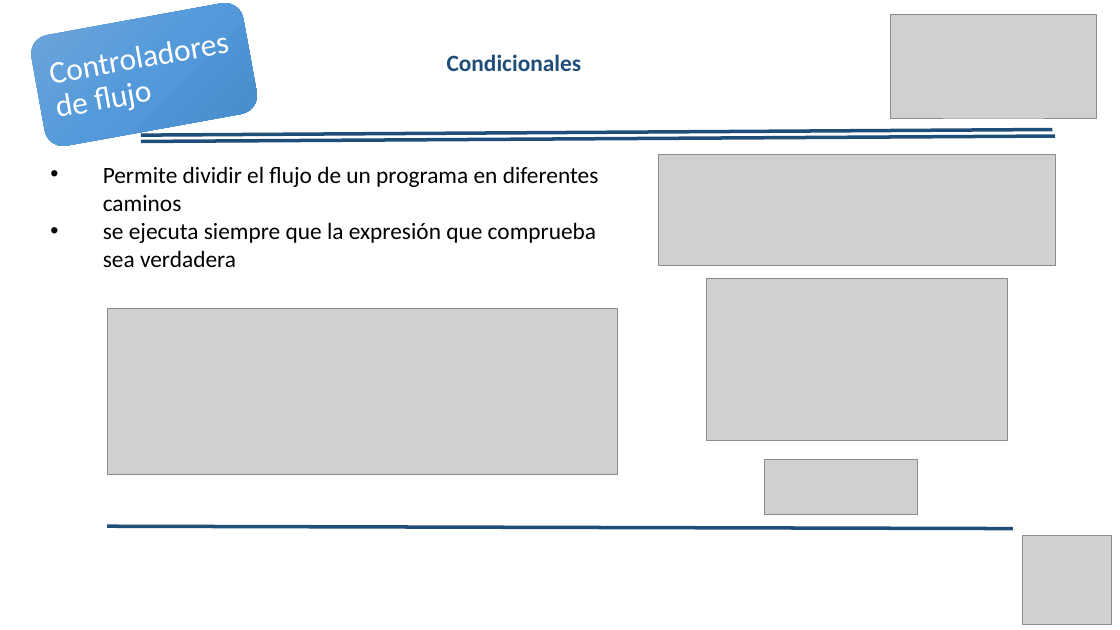
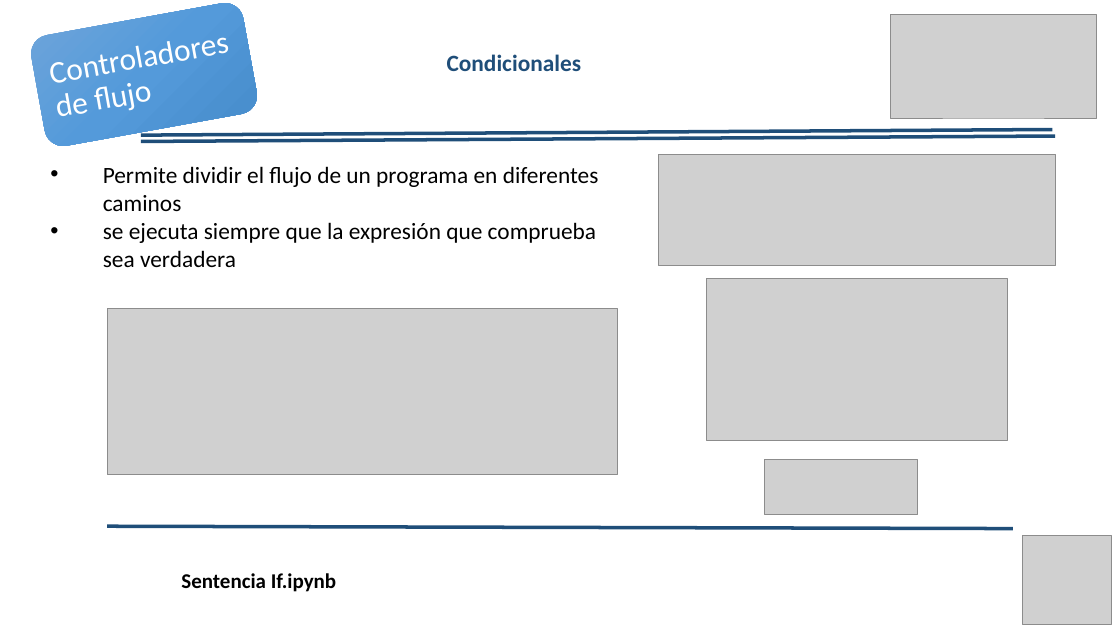
Before and after one commit to Duvandres19/Analitica_Python, a slide deck: slide 13 of Curso_Analitica_fundamentosPogramacionPython.pptx. Drawn at 1120x630 pixels with LibreOffice and Linux fonts; fonts in the diff are those of the drawing; grey boxes stand for pictures; background and template pictures are left out. Boxes give left, top, right and bottom in pixels: in the first picture for what was removed or moved away, otherwise in the second. Text is boxed around its words. In the diff, an @@ line names an element or a change of style, - is before the commit and + after.

```diff
--- a/Curso_Analitica_fundamentosPogramacionPython.pptx
+++ b/Curso_Analitica_fundamentosPogramacionPython.pptx
@@ text added at (181,573,336,592), 18 pt, text #000000, bold @@
+Sentencia If.ipynb
```
Also in this commit, not shown: 13 other slides changed, 5 slides added, 29 other files.
